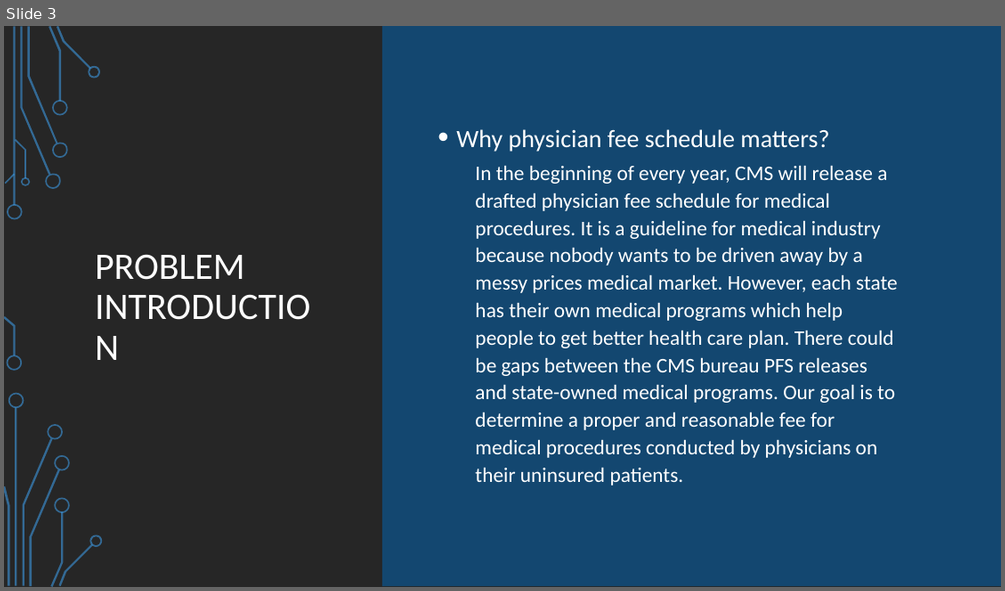
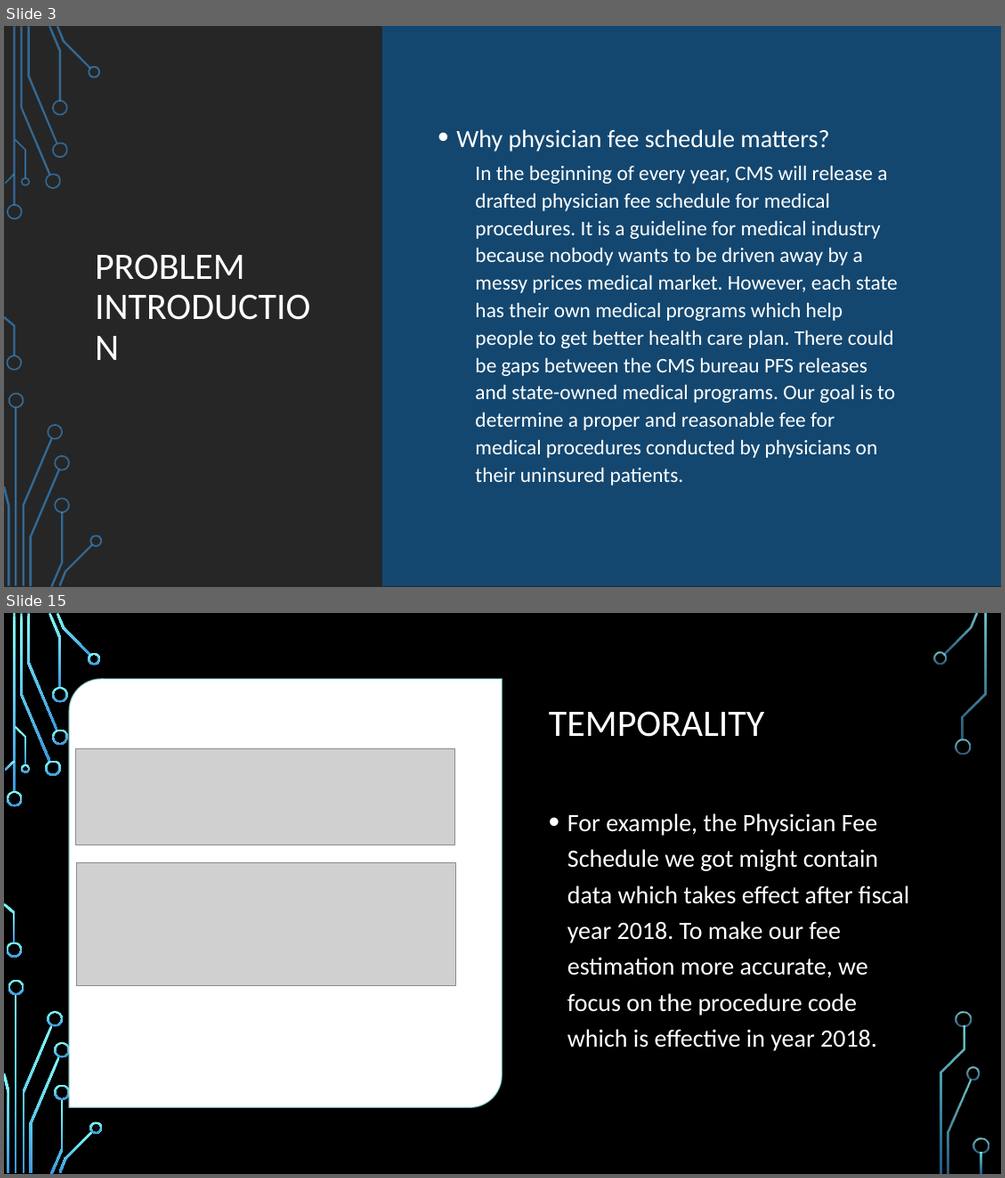
Before and after one commit to dev-hyang/data_analysis_medicaid, a slide deck: Presentation_v1.0.pptx. Shown one above the other, each under a label of ours: slide 3 before the commit, slides 3 and 15 after it; the slides between them are not shown. The pictures are 1005x591 and 1005x1178 pixels, drawn with LibreOffice and Linux fonts; fonts in the diff are those of the drawing; grey boxes stand for pictures; background and template pictures are left out. Boxes give left, top, right and bottom in pixels: in the first picture for what was removed or moved away, otherwise in the second. Text is boxed around its words. In the diff, an @@ line names an element or a change of style, - is before the commit and + after.

```diff
--- a/Presentation_v1.0.pptx
+++ b/Presentation_v1.0.pptx
@@ slide 15 added at [4,613,1001,1174], background picture (left out); not listed: 17 template elements that a slide beside it also shows @@
@@ round diag rect added at [69,679,502,1107], fill #FFFFFF, outline #B4FFFF 1.5 pt @@
@@ title added at [549,711,764,737], 36 pt, text #FFFFFF @@
+TEMPORALITY
@@ picture added at [76,749,455,844] @@
@@ text added at [567,813,909,1051], 24 pt, text #FFFFFF @@
+• For example, the Physician Fee Schedule we got might contain data which takes effect after fiscal year 2018. To make our fee estimation more accurate, we focus on the procedure code which is effective in year 2018.
@@ picture added at [77,863,455,986] @@
@@ group added at [7,652,989,1172]: 19 freeform shapes @@
```
Also in this commit, not shown: 4 slides changed, 18 other slides added, 4 slides removed, 2 other files.
